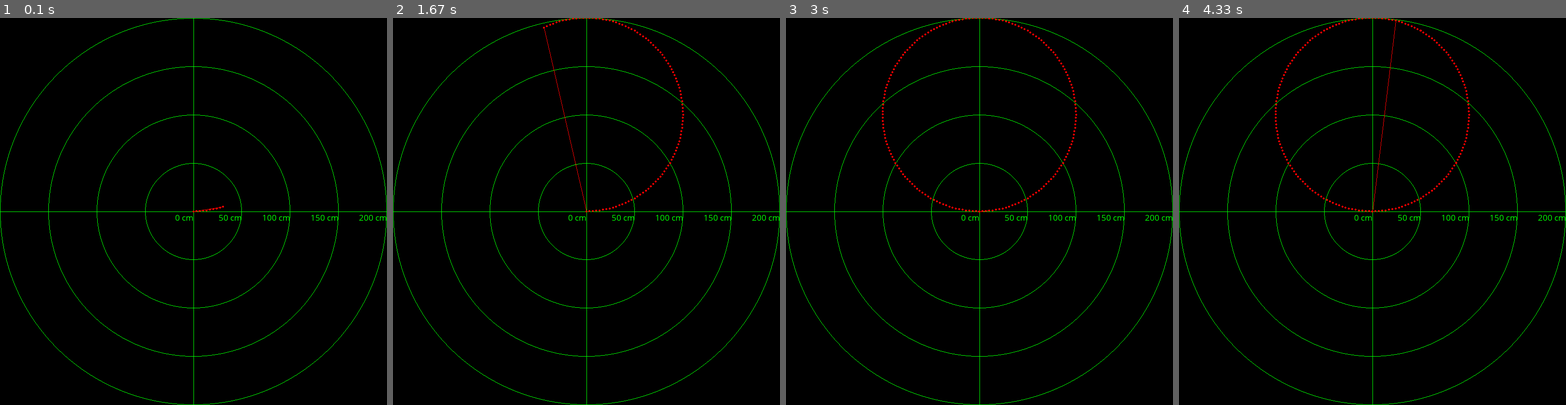
Above: before the commit, frames 1-4 (left to right).
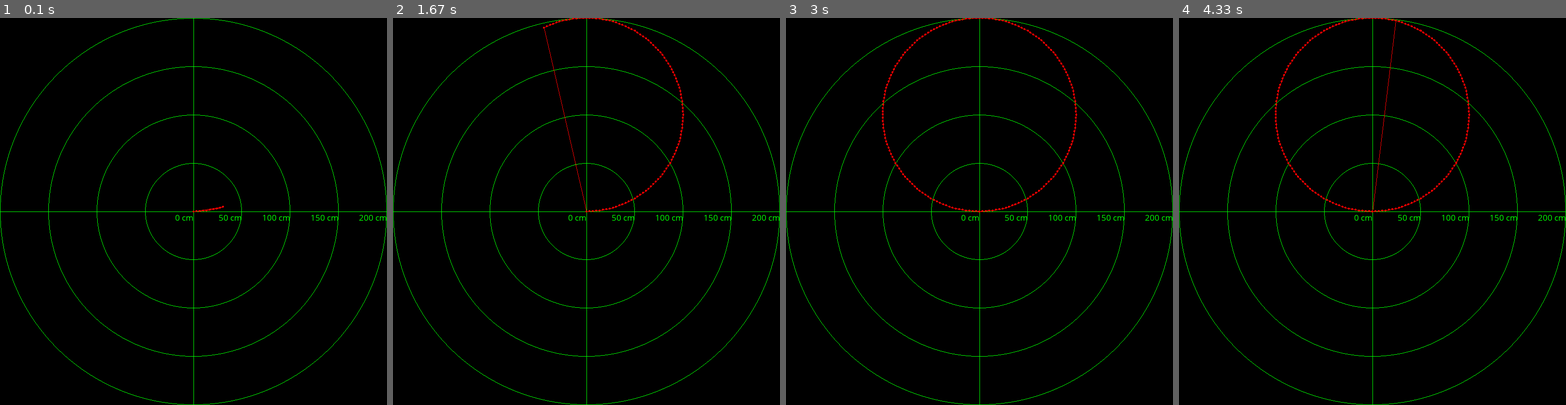
Above: after the commit, the same moments.

Repository: Braynyac/PiRadar
Game: pygame game, started from radarPygame.py
Two runs of this game, one before a commit and one after it. Both use one fixed random seed, a clock stepped at 60 frames per second and the inputs below.
Inputs:
- Up to frame 1 (0.1 s): no input
- Up to frame 2 (1.67 s): no input
- Up to frame 3 (3 s): no input
- Up to frame 4 (4.33 s): no input

The runs differ from the first frame. In frame 1, less than 0.1% of the frame differs, in the area x 51-58%, y 48-50%; in frame 2, less than 0.1%; in frame 3, less than 0.1%; in frame 4, less than 0.1%, in the area x 25-76%, y 0-51%.

Commit message:
connected the distance dots

Diff:
--- a/radarPygame.py
+++ b/radarPygame.py
@@ -8,6 +8,7 @@
     def __init__(self):
         self.angle = 0
         self.distances = [0]*360
+        self.points = [0] * 360
         self.color_GREEN = (0, 255, 0)
         self.color_RED = (255, 0, 0)
         self.display_width = 800
@@ -44,7 +45,12 @@
         for pnt in range(len(pts)):
             x = (self.display_width / 2) + 2 * pts[pnt] * np.cos(np.deg2rad(pnt))
             y = (self.display_height / 2) - 2 * pts[pnt] * np.sin(np.deg2rad(pnt))
+            self.points[pnt] = [x, y]
             pygame.draw.circle(self.gameDisplay, (255, 0, 0), (int(x), int(y)), 2)
+
+    def connect_pts(self, pts):
+        for pnt in range(len(pts)-1):
+            pygame.draw.line(self.gameDisplay, (255, 0, 0), (pts[pnt][0], pts[pnt][1]), (pts[pnt+1][0], pts[pnt+1][1]))
 
     def loop(self):
         # for i in range(0, 360):
@@ -60,6 +66,7 @@
         self.gameDisplay.fill((0, 0, 0))
         self.draw_radar()
         self.draw_points(self.distances)
+        self.connect_pts(self.points)
         self.needle(self.angle, distance=self.distances[self.angle])
 
         pygame.display.update()
